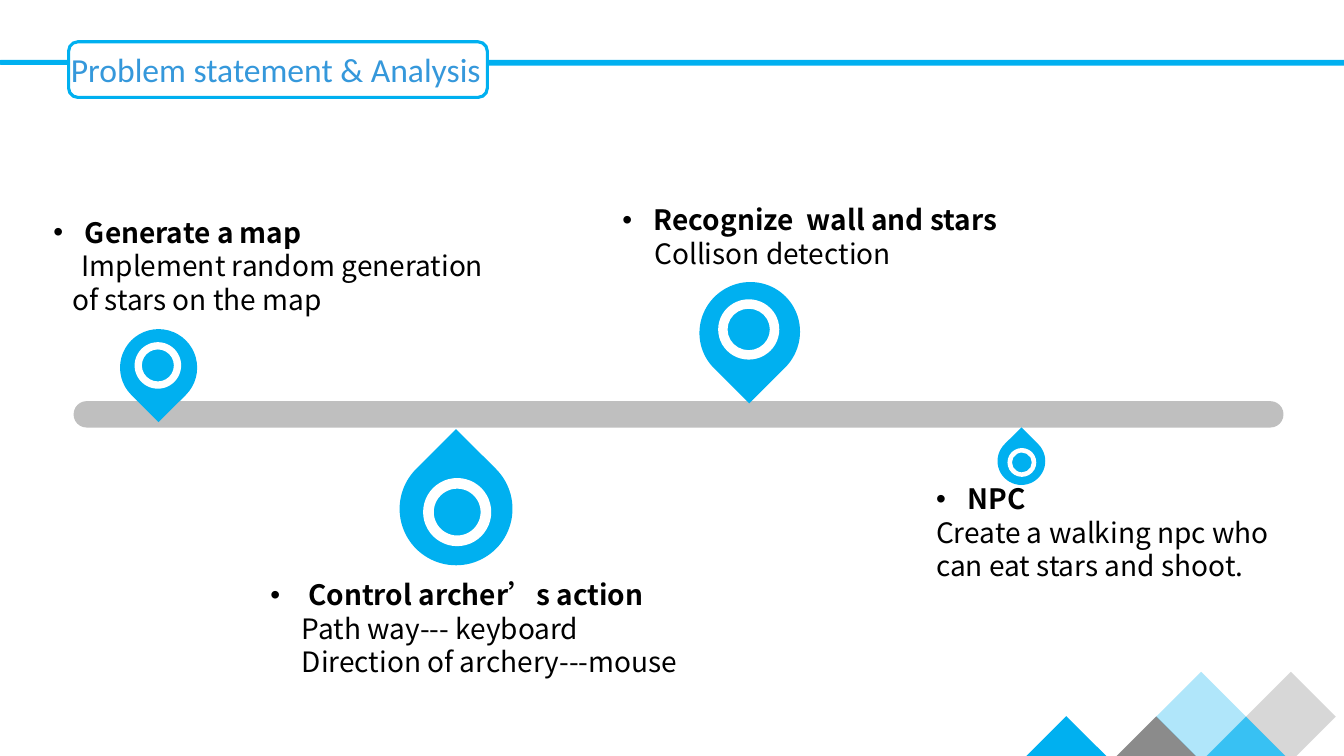
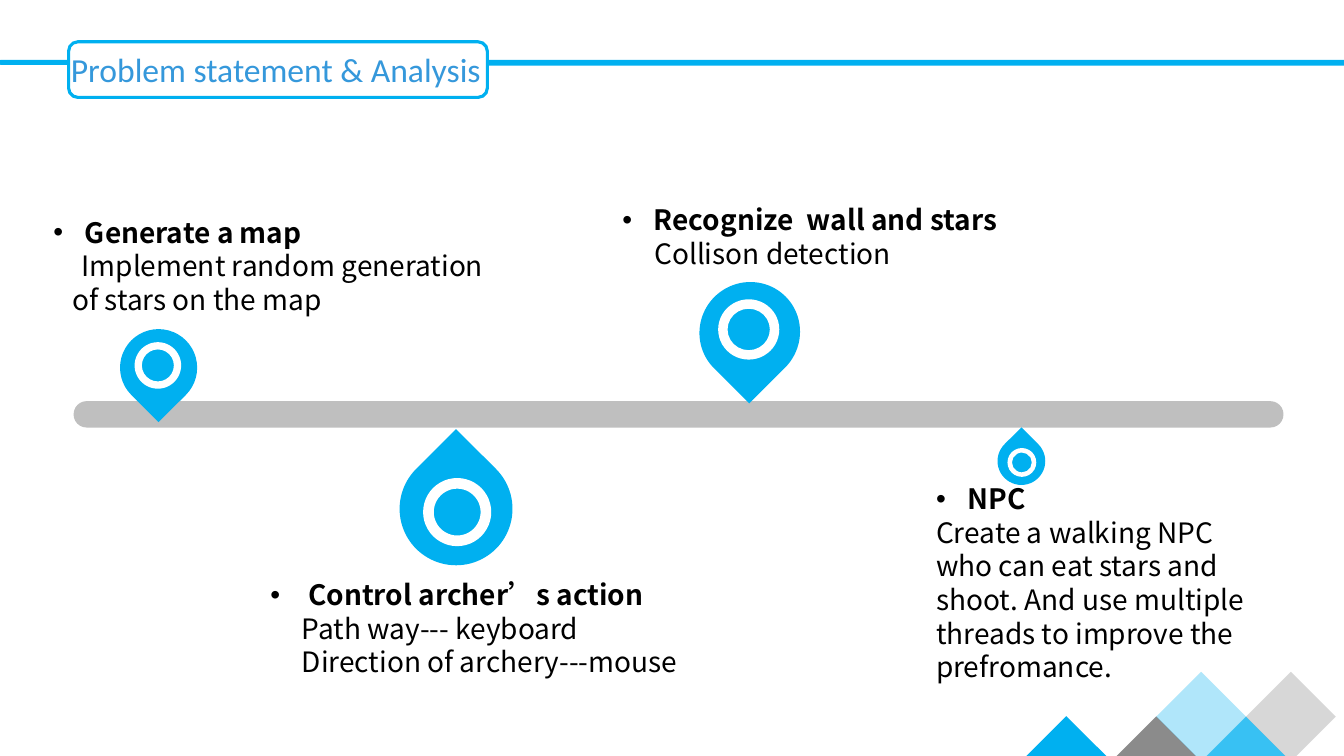
Before and after one commit to cproject2019/cproject2019-group8, a slide deck: slide 4 of Group 8 ArcherBattle.pptx. Drawn at 1344x756 pixels with LibreOffice and Linux fonts; fonts in the diff are those of the drawing; background and template pictures are left out. Boxes give left, top, right and bottom in pixels: in the first picture for what was removed or moved away, otherwise in the second. Text is boxed around its words. In the diff, an @@ line names an element or a change of style, - is before the commit and + after.

```diff
--- a/Group 8 ArcherBattle.pptx
+++ b/Group 8 ArcherBattle.pptx
@@ text at [936,520,1244,684]: text changed @@
-Create a walking npc who can eat stars and shoot.
+Create a walking NPC who can eat stars and shoot. And use multiple threads to improve the prefromance.
```
Also in this commit, not shown: 5 other slides changed.
